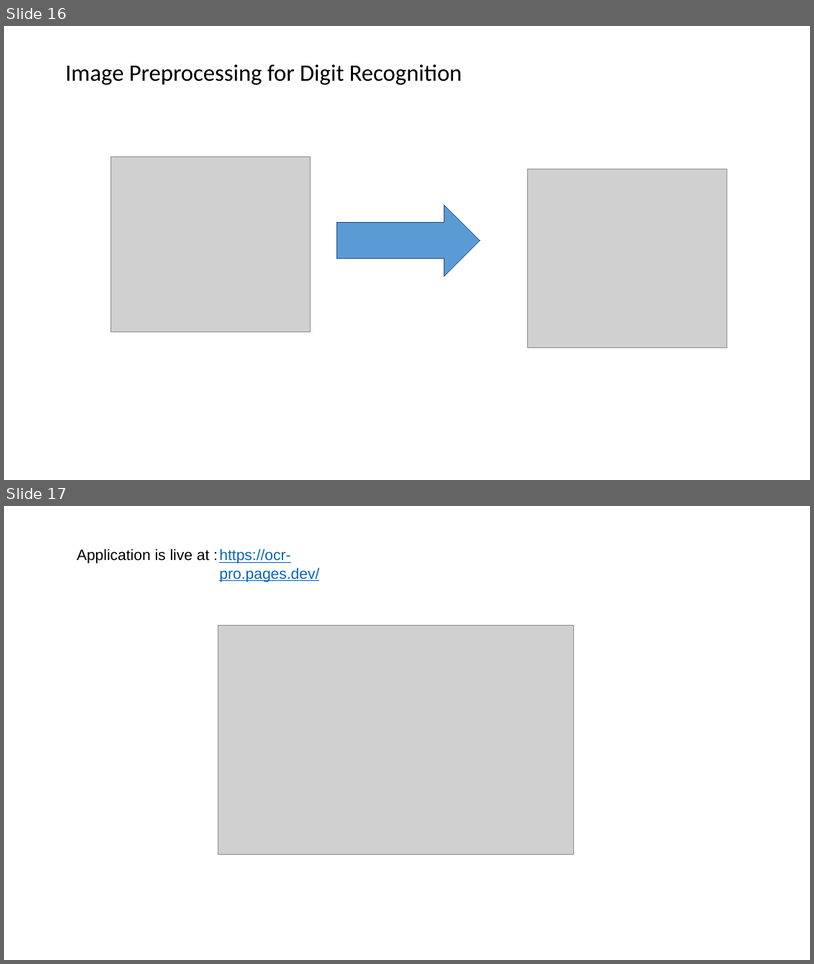
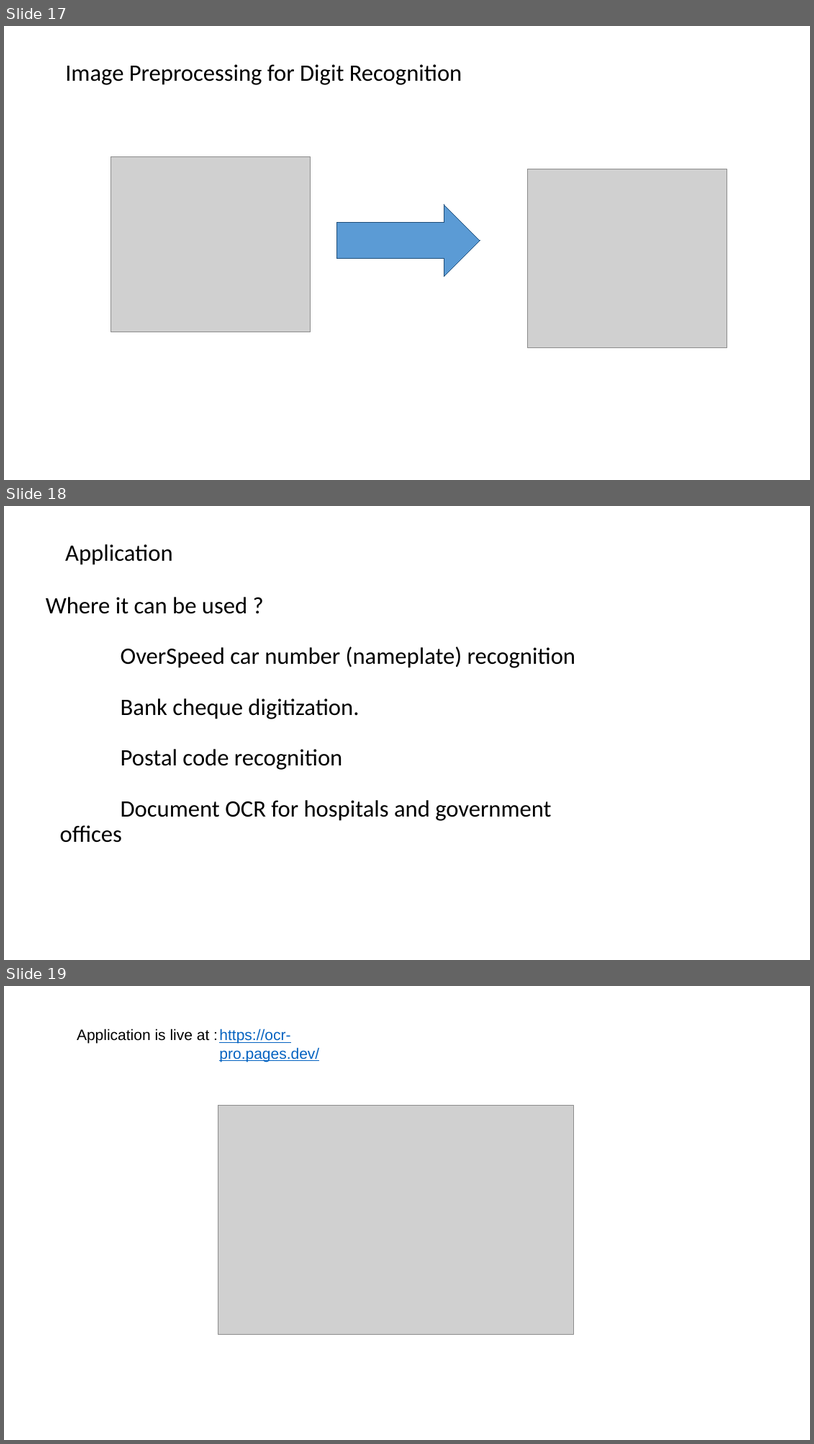
Before and after one commit to inxeoz/ocr_pro, a slide deck: New PPTX Presentation.pptx. Shown one above the other, each under a label of ours: slides 16 and 17 before the commit, slides 17, 18 and 19 after it. The pictures are 814x964 and 814x1444 pixels, drawn with LibreOffice and Linux fonts; fonts in the diff are those of the drawing; grey boxes stand for pictures. Boxes give left, top, right and bottom in pixels: in the first picture for what was removed or moved away, otherwise in the second. Text is boxed around its words. In the diff, an @@ line names an element or a change of style, - is before the commit and + after.

```diff
--- a/New PPTX Presentation.pptx
+++ b/New PPTX Presentation.pptx
@@ slide 18 added at [4, 506, 810, 960], background #FFFFFF @@
@@ text added at [65, 544, 172, 565], 28 pt, text #000000 @@
+Application
@@ text added at [46, 597, 576, 842], 28 pt, text #000000 @@
+Where it can be used ?
+OverSpeed car number (nameplate) recognition
+Bank cheque digitization.
+Postal code recognition
+Document OCR for hospitals and government offices
@@ what was slide 16 is now slide 17 @@
@@ what was slide 17 is now slide 19 @@
```
Also in this commit, not shown: 1 slide changed, 1 other slide added.
